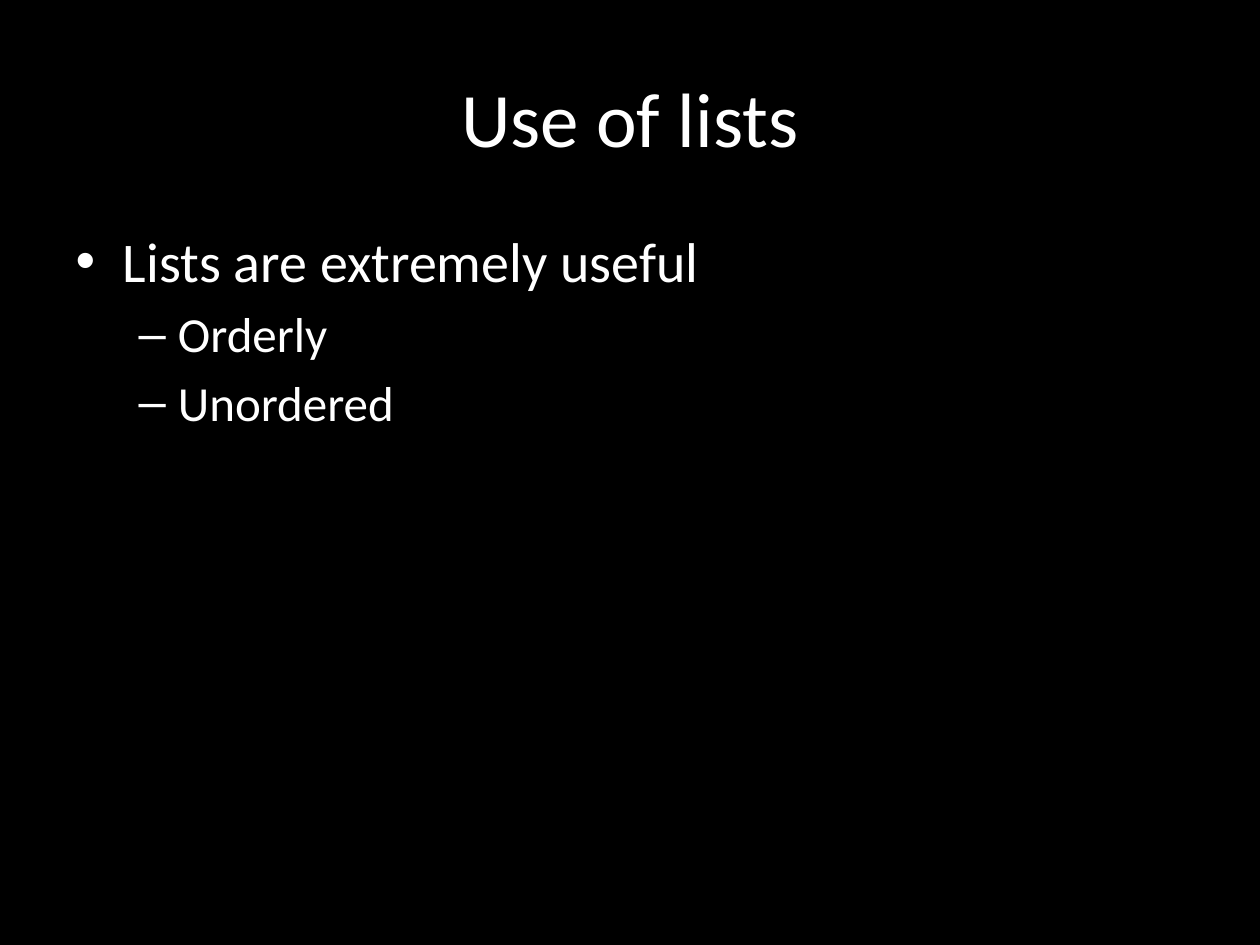
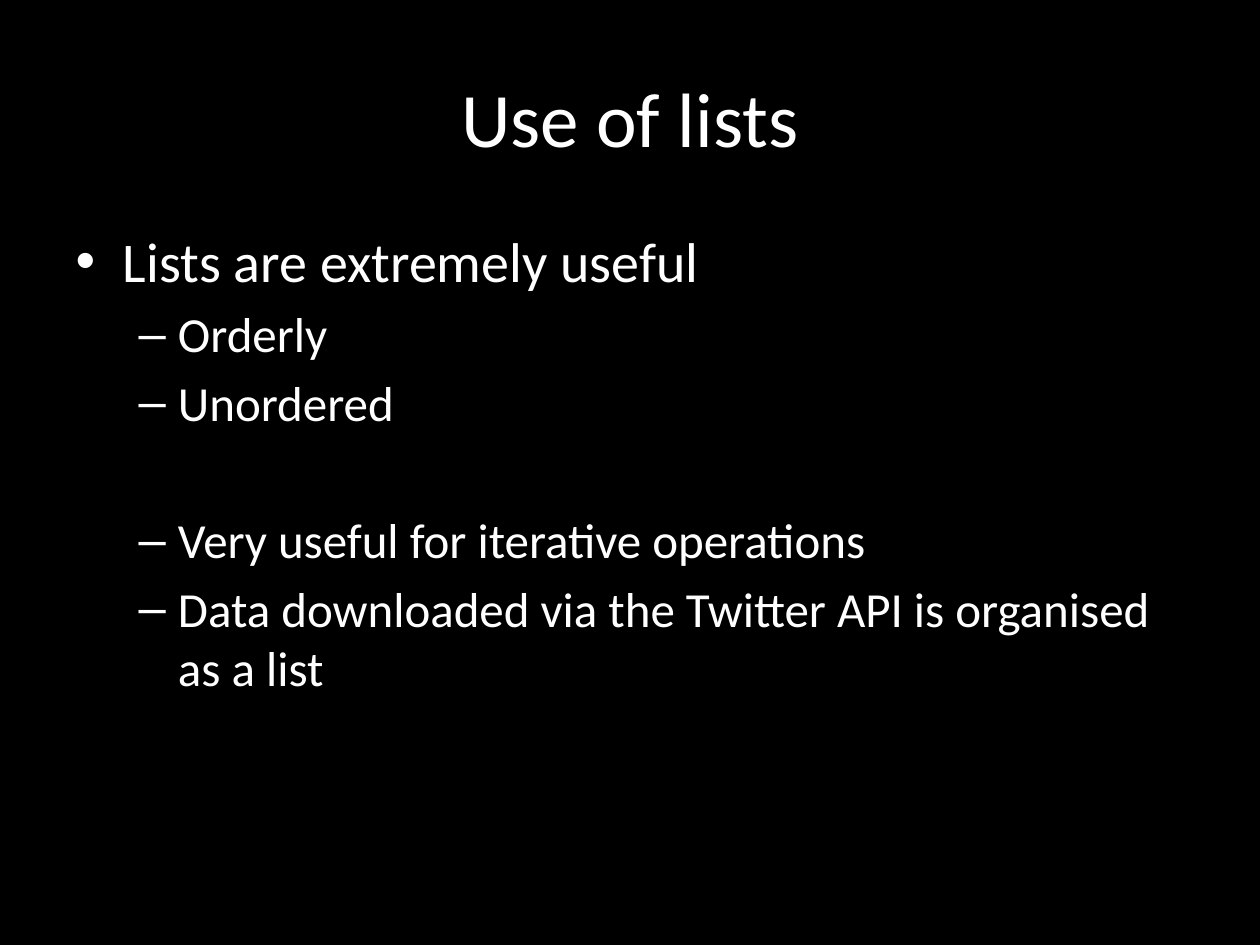
Before and after one commit to obroma/WMGtraining, a slide deck: slide 63 of r-data-structures.pptx. Drawn at 1260x945 pixels with LibreOffice and Linux fonts; fonts in the diff are those of the drawing. Boxes give left, top, right and bottom in pixels: in the first picture for what was removed or moved away, otherwise in the second. Text is boxed around its words. In the diff, an @@ line names an element or a change of style, - is before the commit and + after.

```diff
--- a/r-data-structures.pptx
+++ b/r-data-structures.pptx
@@ text at [178, 524, 1149, 687]: paragraphs added @@
+  – Very useful for iterative operations
+  – Data downloaded via the Twitter API is organised as a list
```
Also in this commit, not shown: 1 other slide changed, 2 slides added, 1 other file.
